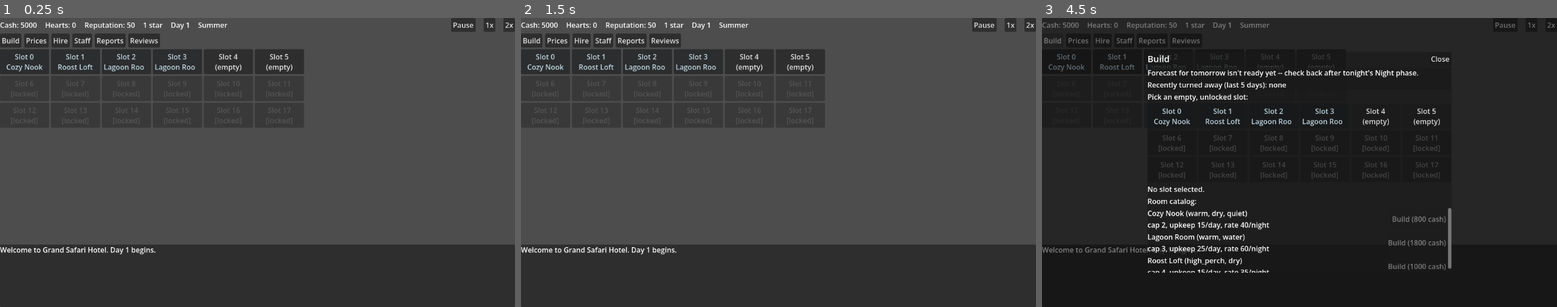
Above: before the commit, frames 1-3 (left to right).
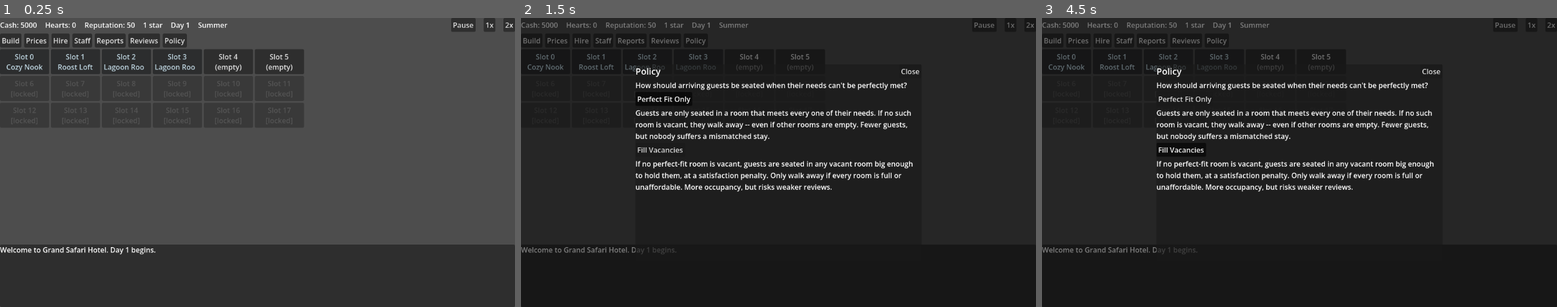
Above: after the commit, the same moments.

Repository: rdefm/habitat_hotel
Game: Godot game, scene res://main.tscn
Two runs of this game, one before a commit and one after it. Both use one fixed random seed, a clock stepped at 60 frames per second and the inputs below.
Inputs (mouse positions are in pixels of both pictures, inside the frame that each line leads up to):
- Up to frame 1 (0.25 s): no input
- Up to frame 2 (1.5 s): click (696, 41) at 0.5 s, where only the run after the commit has a clickable "Policy"; click (665, 98) at 1.25 s, where only the run after the commit has a clickable "Perfect Fit Only"
- Up to frame 3 (4.5 s): click (1181, 150) at 2 s, where only the run after the commit has a clickable "Fill Vacancies"; click "1x" at 2.75 s; click "2x" at 3.5 s; click "Build" at 4.25 s

The runs differ from the first frame. In frame 1, 0.2% of the frame differs, in the area x 31-37%, y 5-11%; in frame 2, 73%, in the area x 0-100%, y 0-100%; in frame 3, 7.3%.

Commit message:
Add a Policy menu for the guest-seating matcher setting
Exposes GameState.matcher_policy (previously only settable via a
batch-runner argument, with no in-game UI) as a global toggle between
Perfect Fit Only (strict_match) and Fill Vacancies, each with a plain
description of the tradeoff.

Diff:
--- a/ui/main_screen.gd
+++ b/ui/main_screen.gd
@@ -13,6 +13,7 @@
 const ReportsMenu = preload("res://ui/reports_menu.gd")
 const ReviewsMenu = preload("res://ui/reviews_menu.gd")
 const UpgradeMenu = preload("res://ui/upgrade_menu.gd")
+const PolicyMenu = preload("res://ui/policy_menu.gd")
 const DemandFormat = preload("res://ui/demand_format.gd")
 
 const DAY_LOG_MAX_LINES := 200
@@ -140,6 +141,7 @@
 		["Staff", func(): return StaffMenu.new()],
 		["Reports", func(): return ReportsMenu.new()],
 		["Reviews", func(): return ReviewsMenu.new()],
+		["Policy", func(): return PolicyMenu.new()],
 	]
 	for entry in entries:
 		var label: String = entry[0]
--- /dev/null
+++ b/ui/policy_menu.gd
@@ -0,0 +1,70 @@
+class_name PolicyMenu
+extends VBoxContainer
+
+## Global setting: how the Matcher seats arriving guests when their needs
+## can't be perfectly met by a vacant room. See sim/matcher.gd for the
+## actual decision logic this switches between.
+
+const OPTIONS := [
+	{
+		"id": "strict_match",
+		"name": "Perfect Fit Only",
+		"description": "Guests are only seated in a room that meets every one of their needs. If no such room is vacant, they walk away -- even if other rooms are empty. Fewer guests, but nobody suffers a mismatched stay.",
+	},
+	{
+		"id": "fill_vacancies",
+		"name": "Fill Vacancies",
+		"description": "If no perfect-fit room is vacant, guests are seated in any vacant room big enough to hold them, at a satisfaction penalty. Only walk away if every room is full or unaffordable. More occupancy, but risks weaker reviews.",
+	},
+]
+
+var _rows: Dictionary = {} # policy_id -> {button, info}
+
+
+func _ready() -> void:
+	custom_minimum_size = Vector2(520, 320)
+
+	var header := Label.new()
+	header.text = "How should arriving guests be seated when their needs can't be perfectly met?"
+	header.autowrap_mode = TextServer.AUTOWRAP_WORD
+	add_child(header)
+
+	for option in OPTIONS:
+		add_child(_build_row(option))
+
+	_refresh()
+
+
+func _build_row(option: Dictionary) -> Control:
+	var row := VBoxContainer.new()
+
+	var top := HBoxContainer.new()
+	top.add_theme_constant_override("separation", 10)
+	row.add_child(top)
+
+	var btn := Button.new()
+	btn.toggle_mode = true
+	btn.text = option["name"]
+	btn.pressed.connect(_on_select.bind(option["id"]))
+	top.add_child(btn)
+
+	var info := Label.new()
+	info.text = option["description"]
+	info.autowrap_mode = TextServer.AUTOWRAP_WORD
+	info.size_flags_horizontal = Control.SIZE_EXPAND_FILL
+	row.add_child(info)
+
+	_rows[option["id"]] = {"button": btn, "info": info}
+	return row
+
+
+func _on_select(policy_id: String) -> void:
+	GameState.matcher_policy = policy_id
+	_refresh()
+
+
+func _refresh() -> void:
+	for policy_id in _rows.keys():
+		var row_widgets: Dictionary = _rows[policy_id]
+		var btn: Button = row_widgets["button"]
+		btn.button_pressed = (policy_id == GameState.matcher_policy)
